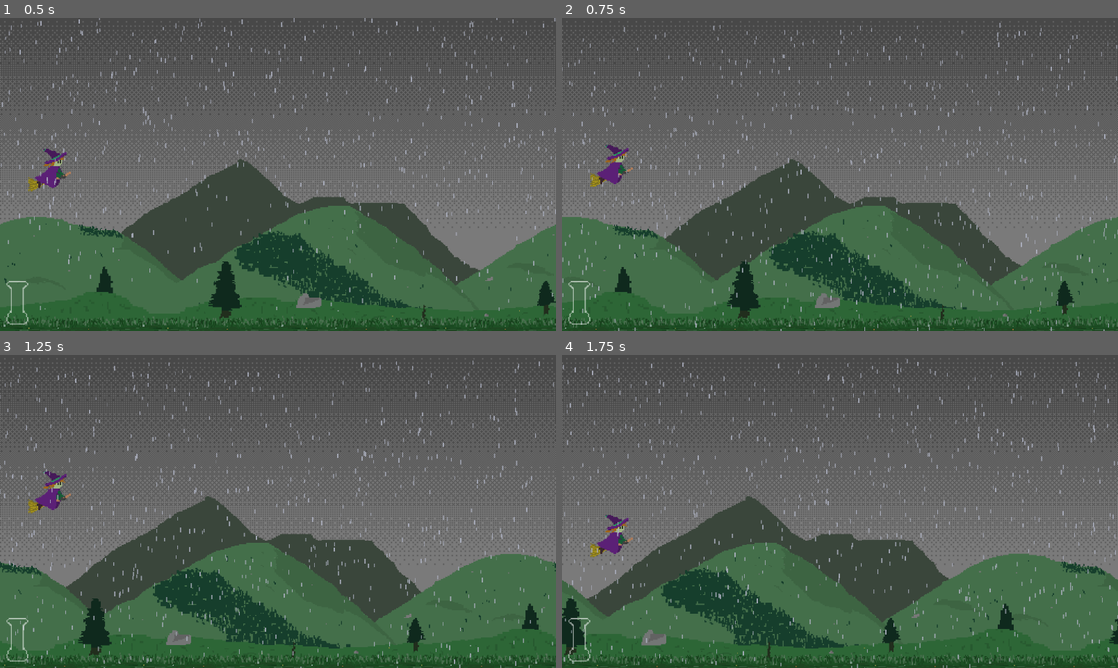
Above: before the commit, frames 1-4 (two rows, left to right).
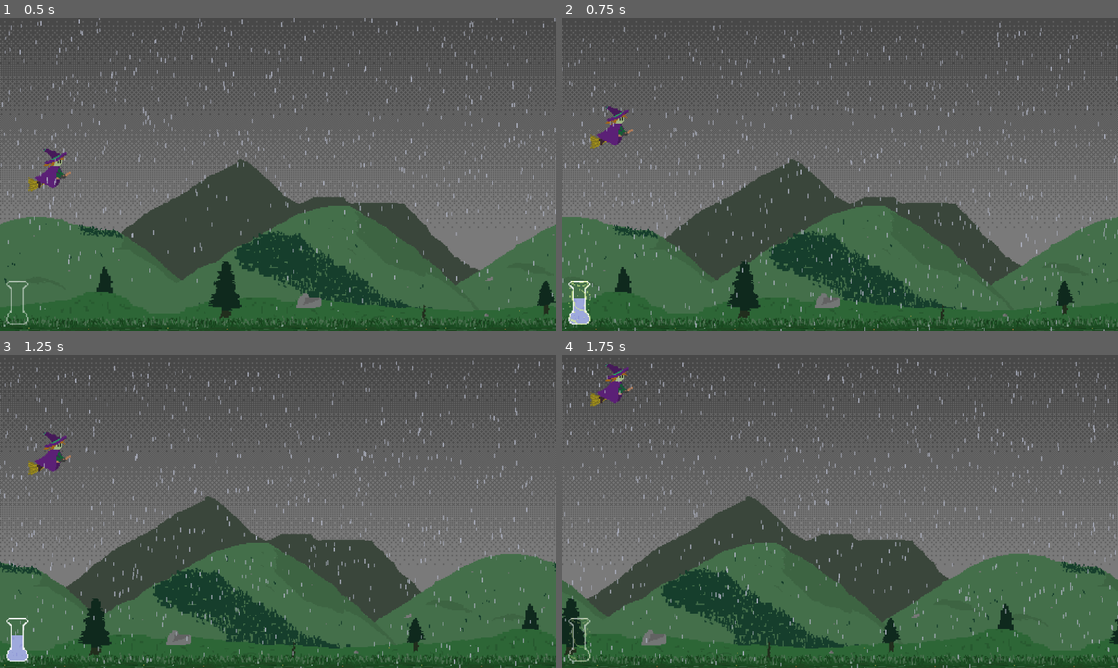
Above: after the commit, the same moments.

Repository: ClementRivaille/storm-witch
Game: Godot game, scene res://main.tscn
Same seed, same stepped clock (60 frames per second), same inputs: the game is played once before the commit and once after it.
Inputs:
- Up to frame 1 (0.5 s): no input
- Up to frame 2 (0.75 s): hold Up (up) from 0.53 s (still down); hold Space (jump) from 0.53 s (still down)
- Up to frame 3 (1.25 s): keep holding Up (up); keep holding Space (jump)
- Up to frame 4 (1.75 s): release Up (up) at 1.28 s; release Space (jump) at 1.28 s; hold Down (down) from 1.28 s (still down); tap Space (jump) at 1.35, 1.52 s

Frame 1 is identical in both runs. In frame 2, 1.2% of the frame differs, in the area x 1-13%, y 28-98%; in frame 3, 1.2%; in frame 4, 0.9%.

Commit message:
feat: hit & falling

Diff:
--- a/main.tscn
+++ b/main.tscn
@@ -27,6 +27,9 @@
 sky = NodePath("Sky/Lvl1")
 lighting = 0
 rain = true
+bird_chance = 0
+skull_chance = 0
+enemies_frq = Array[float]([4.0, 8.0])
 
 [sub_resource type="Resource" id="Resource_kwa0b"]
 script = ExtResource("2_h4nbr")
@@ -34,6 +37,9 @@
 sky = NodePath("Sky/Lvl2")
 lighting = 0
 rain = true
+bird_chance = 1
+skull_chance = 0
+enemies_frq = Array[float]([1.5, 4.5])
 
 [sub_resource type="Resource" id="Resource_386ca"]
 script = ExtResource("2_h4nbr")
@@ -41,6 +47,9 @@
 sky = NodePath("Sky/Lvl2")
 lighting = 0
 rain = true
+bird_chance = 1
+skull_chance = 0
+enemies_frq = Array[float]([0.8, 3.0])
 
 [sub_resource type="Resource" id="Resource_1gth4"]
 script = ExtResource("2_h4nbr")
@@ -48,6 +57,9 @@
 sky = NodePath("Sky/LvlEnd")
 lighting = 2
 rain = false
+bird_chance = 0
+skull_chance = 0
+enemies_frq = Array[float]([4.0, 8.0])
 
 [sub_resource type="Gradient" id="Gradient_2dxoe"]
 colors = PackedColorArray(1, 1, 1, 0.701961, 1, 1, 1, 1)
@@ -183,6 +195,8 @@
 script = ExtResource("17_pf03v")
 bird_prefab = ExtResource("17_bxcmp")
 skull_prefab = ExtResource("19_ll4tm")
+min_height = 150.0
+max_height = 600.0
 
 [node name="Timer" type="Timer" parent="EnemiesSpawner"]
 one_shot = true
--- a/scenes/Witch.tscn
+++ b/scenes/Witch.tscn
@@ -39,6 +39,7 @@
 
 [node name="Lock" type="Timer" parent="."]
 wait_time = 0.2
+one_shot = true
 
 [node name="Collider" type="Area2D" parent="."]
 collision_layer = 14
--- a/scripts/EnemiesSpawner.gd
+++ b/scripts/EnemiesSpawner.gd
@@ -21,6 +21,11 @@
   timer.connect("timeout", spawn_enemy)
   store = StoreState
   store.change_level.connect(func (_idx): clear())
+
+func configure(freq: Array[float], bird_c: int, skull_c: int) -> void:
+  bird_chance = bird_c
+  skull_chance = skull_c
+  spawn_freq_range = freq
 
 func activate():
   active = true
--- a/scripts/LevelConfiguration.gd
+++ b/scripts/LevelConfiguration.gd
@@ -11,3 +11,7 @@
 @export var sky: NodePath
 @export var lighting: LightingLevel
 @export var rain: bool = true
+
+@export var bird_chance: int = 0
+@export var skull_chance: int = 0
+@export var enemies_frq: Array[float] = [4.0, 8.0]
--- a/scripts/Main.gd
+++ b/scripts/Main.gd
@@ -32,7 +32,6 @@
   rain.emitting = true
 
   pearl_spanwer.activate()
-  enemies_spawner.activate()
 
 func switch_level(idx: int):
   var level := levels[idx]
@@ -58,6 +57,13 @@
   else:
     darklight.energy = 0
 
+  enemies_spawner.configure(level.enemies_frq, level.bird_chance, level.skull_chance)
+  if level.bird_chance + level.skull_chance > 0 && !enemies_spawner.active:
+    enemies_spawner.activate()
+  elif level.bird_chance + level.skull_chance == 0 && enemies_spawner.active:
+    enemies_spawner.deactivate()
+
   if !level.rain:
     rain.visible = false
     pearl_spanwer.deactivate()
+    enemies_spawner.deactivate()
--- a/scripts/Skull.gd
+++ b/scripts/Skull.gd
@@ -6,7 +6,7 @@
 @export var throw_velocity: float = 1000.0
 
 @export var aiming_time := 1.4
-@export var prelaunch_time := 0.2
+@export var prelaunch_time := 0.3
 @export var prelaunch_modulate: Color
 
 signal exit
--- a/scripts/Store.gd
+++ b/scripts/Store.gd
@@ -5,7 +5,7 @@
 @export var jump_cost := 3
 @export var levelup_cost := 6
 
-var pearls := 0
+var pearls := 9
 var current_level := 0
 
 signal pearls_updated(value: int)
@@ -23,10 +23,15 @@
   return pearls >= max_pearls
 
 func jump(levelup: bool):
-  pearls = maxi(pearls - levelup_cost if levelup else jump_cost, 0)
+  pearls = maxi(pearls - (levelup_cost if levelup else jump_cost), 0)
   pearls_updated.emit(pearls)
   pearls_consumed.emit()
 
 func levelup():
   current_level = current_level + 1
   change_level.emit(current_level)
+
+func level_drop():
+  if current_level > 0:
+    current_level -= 1
+    change_level.emit(current_level)
--- a/scripts/Witch.gd
+++ b/scripts/Witch.gd
@@ -13,6 +13,7 @@
 
 const VELOCITY_FLOOR := 5.0
 const COLLISION_LAYER := 1
+const SAFE_CHECK := 640.0
 
 @export var jump_time: float = 0.1
 @export var demage_time: float = 0.3
@@ -22,11 +23,20 @@
 @export var rise_y_end: float = 500.0
 @export var rise_speed: float = 800.0
 
+@export var fall_acceleration: float = 30.0
+@export var fall_duration: float = 0.4
+@export var fall_through_limit: float = 450.0
+@export var fall_y_end: float = 200.0
+
+
 enum AnimationState {
   None,
   Recentering,
   ExitUp,
   EnteringUp,
+  Falling,
+  FallingThrough,
+  EnteringDown,
 }
 
 var locked := false
@@ -45,6 +55,8 @@
 func _physics_process(_delta: float) -> void:
   if animation == AnimationState.None:
     steer_broom()
+  elif is_falling():
+    fall_auto()
   else:
     rise_auto()
 
@@ -56,9 +68,16 @@
     momentum = maxf(0, momentum - lose_momentum)
 
   if (debug.visible):
-    debug.text = "M %s  V %s" % [momentum, velocity.y]
+    debug.text = "Y %s  FT %s" % [global_position.y, global_position.y > fall_through_limit]
 
   move_and_slide()
+
+func is_falling() -> bool:
+  return [
+      AnimationState.Falling,
+      AnimationState.FallingThrough,
+      AnimationState.EnteringDown
+    ].has(animation)
 
 func steer_broom():
   if is_on_wall() && !locked:
@@ -82,7 +101,7 @@
       velocity.y = 0.0
 
 func _input(event: InputEvent) -> void:
-  if event.is_action_pressed("jump") && !locked:
+  if event.is_action_pressed("jump") && !locked && animation == AnimationState.None:
     if store.can_levelup():
       start_rising()
 
@@ -130,6 +149,23 @@
       animation = AnimationState.None
       rise_stop.emit()
 
+func fall_auto():
+  velocity.y = minf(velocity.y + fall_acceleration, max_speed)
+
+  if animation == AnimationState.FallingThrough:
+    if store.can_jump() && global_position.y >= SAFE_CHECK:
+      jump()
+      animation = AnimationState.None
+      set_collision_mask_value(COLLISION_LAYER, true)
+    if global_position.y >= get_viewport_rect().size.y - rise_y_limit:
+      position.y = rise_y_limit
+      animation = AnimationState.EnteringDown
+      store.level_drop()
+  elif animation == AnimationState.EnteringDown:
+    if global_position.y >= fall_y_end:
+      set_collision_mask_value(COLLISION_LAYER, true)
+      animation = AnimationState.None
+
 func on_collider_body_entered(body: Node2D) -> void:
   if animation != AnimationState.None:
     return
@@ -139,4 +175,18 @@
     pearl.on_collect()
     collect_pearl.emit()
   elif body.is_in_group("enemy"):
-    print("WOOF")
+    start_falling()
+
+func start_falling():
+  fall.emit()
+  if global_position.y > fall_through_limit:
+    set_collision_mask_value(COLLISION_LAYER, false)
+    animation = AnimationState.FallingThrough
+  else:
+    animation = AnimationState.Falling
+    if !lock.is_stopped():
+      lock.stop()
+    lock.wait_time = fall_duration
+    lock.start()
+    await lock.timeout
+    animation = AnimationState.None
